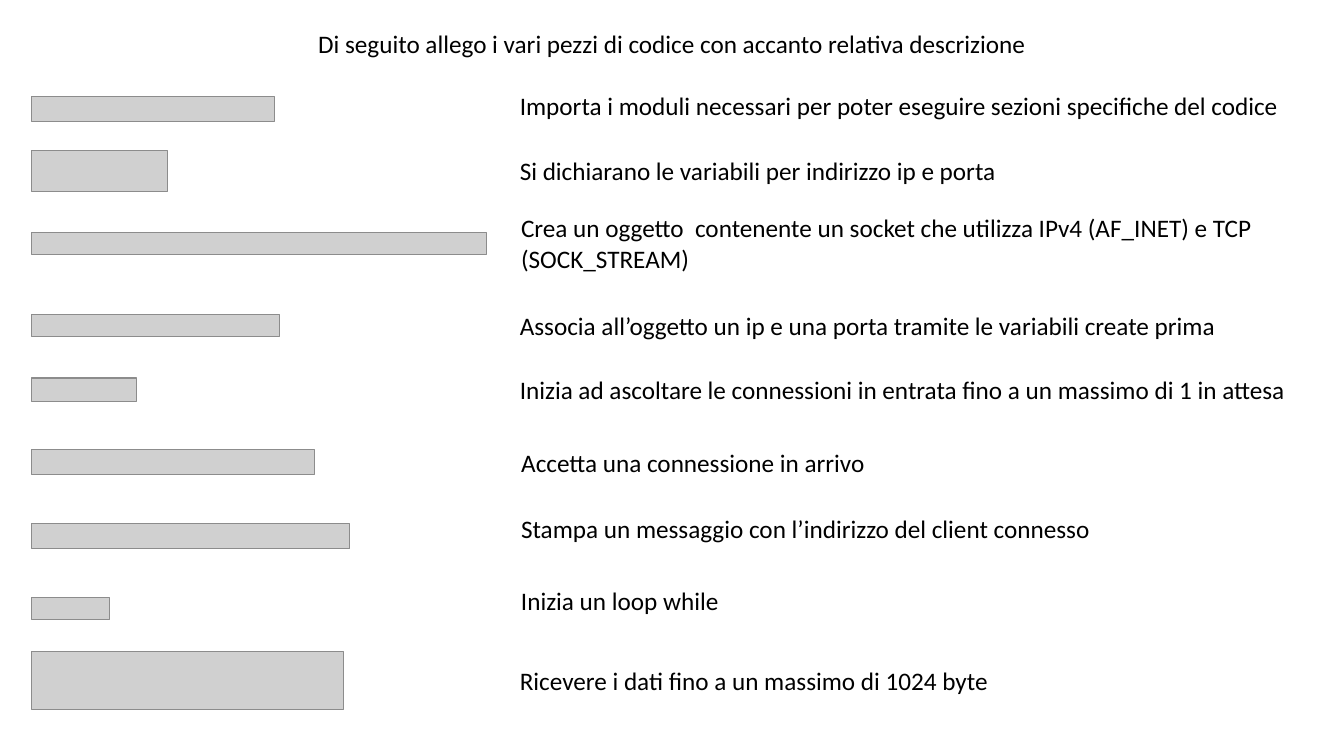
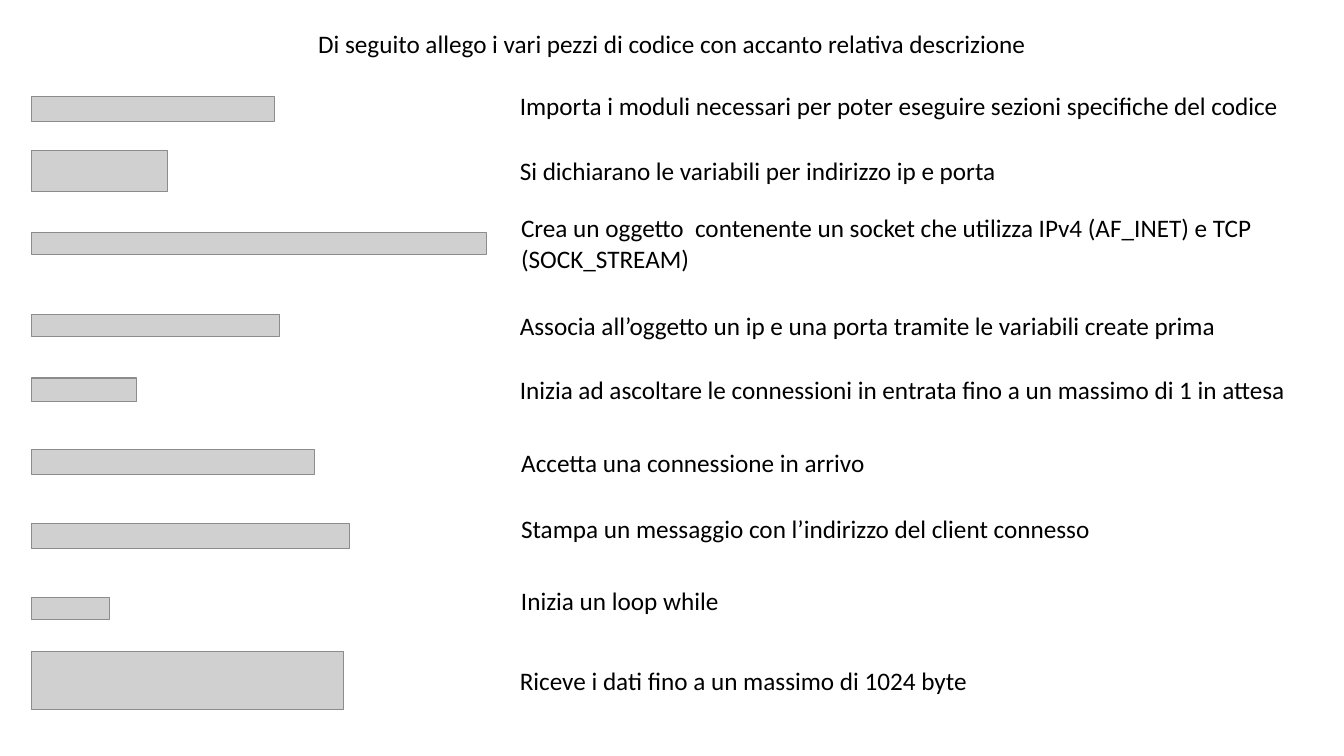
Before and after one commit to MarcoDantoni/Epicode-Consegna-S3-L4, a slide deck: slide 1 of Analisi Codice Python.pptx. Drawn at 1344x756 pixels with LibreOffice and Linux fonts; fonts in the diff are those of the drawing; grey boxes stand for pictures. Boxes give left, top, right and bottom in pixels: in the first picture for what was removed or moved away, otherwise in the second. Text is boxed around its words. In the diff, an @@ line names an element or a change of style, - is before the commit and + after.

```diff
--- a/Analisi Codice Python.pptx
+++ b/Analisi Codice Python.pptx
@@ text at [520, 672, 966, 694]: text changed @@
-Ricevere i dati fino a un massimo di 1024 byte
+Riceve i dati fino a un massimo di 1024 byte
```
